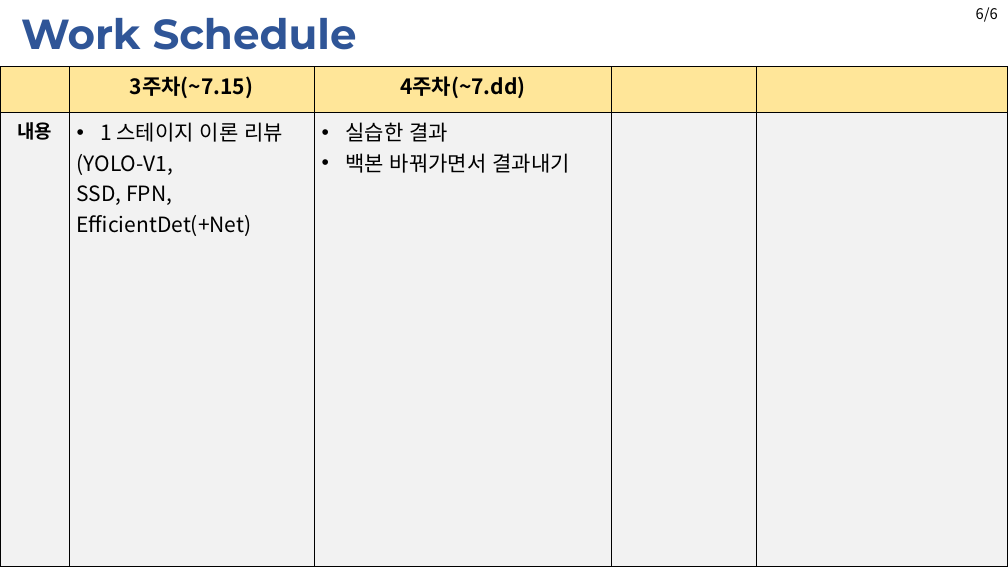
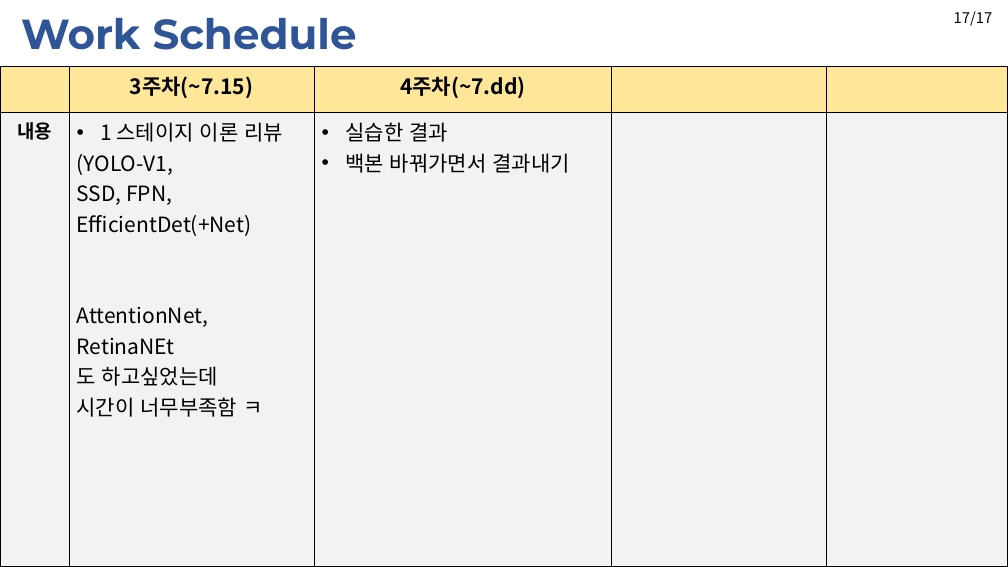
Before and after one commit to JaeHyung-Jung/Seminar_Deeplearning, a slide deck: slide 18 of 2nd_week/Seminar_2nd_week_1Stage.pptx (slide 15 before the commit). Drawn at 1008x567 pixels with LibreOffice and Linux fonts; fonts in the diff are those of the drawing. Boxes give left, top, right and bottom in pixels: in the first picture for what was removed or moved away, otherwise in the second. Text is boxed around its words. In the diff, an @@ line names an element or a change of style, - is before the commit and + after.

```diff
--- a/2nd_week/Seminar_2nd_week_1Stage.pptx
+++ b/2nd_week/Seminar_2nd_week_1Stage.pptx
@@ text added at bbox=[954, 11, 992, 26], 14 pt, text #000000 @@
+17/17
@@ text removed at bbox=[976, 7, 998, 22] @@
-6/6
@@ table at bbox=[0, 67, 1008, 566] @@
-row 2, column 2: 1 스테이지 이론 리뷰 / (YOLO-V1, / SSD, FPN, EfficientDet(+Net)
+row 2, column 2: 1 스테이지 이론 리뷰 / (YOLO-V1, / SSD, FPN, EfficientDet(+Net) / AttentionNet, / RetinaNEt / 도 하고싶었는데 / 시간이 너무부족함 ㅋ
```
Also in this commit, not shown: 12 other slides changed, 5 slides added, 2 slides removed.
